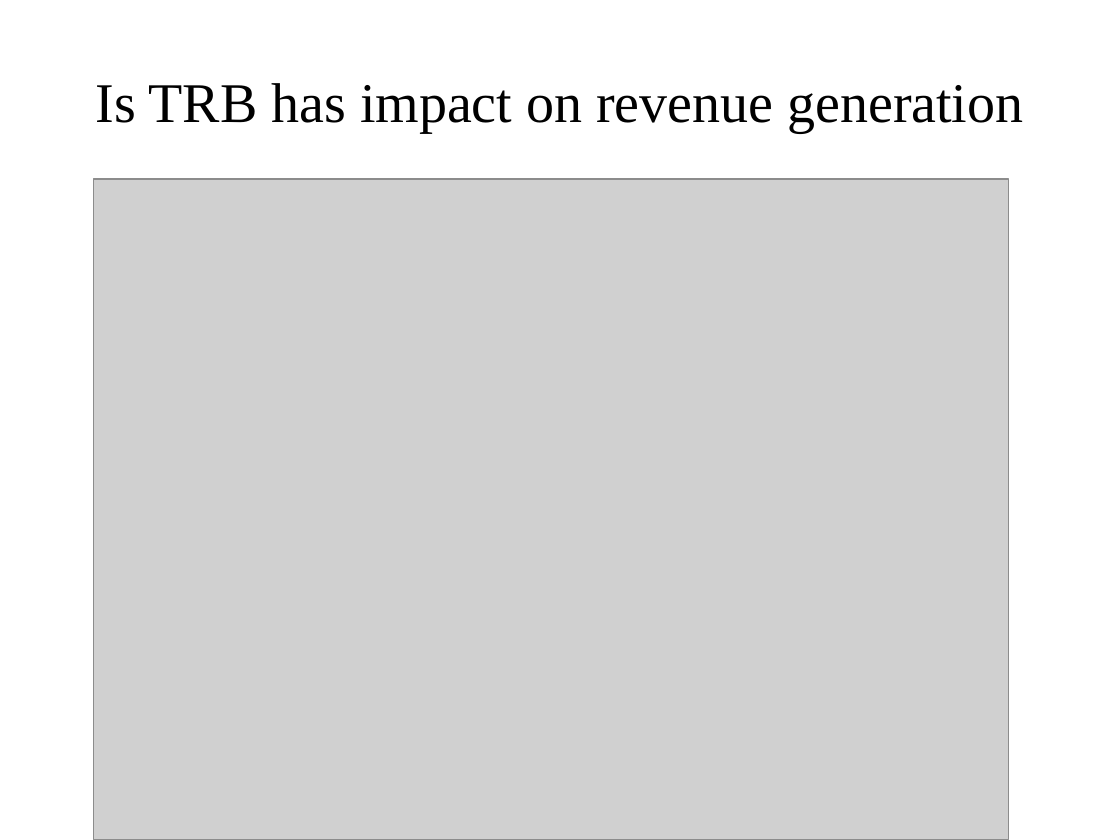
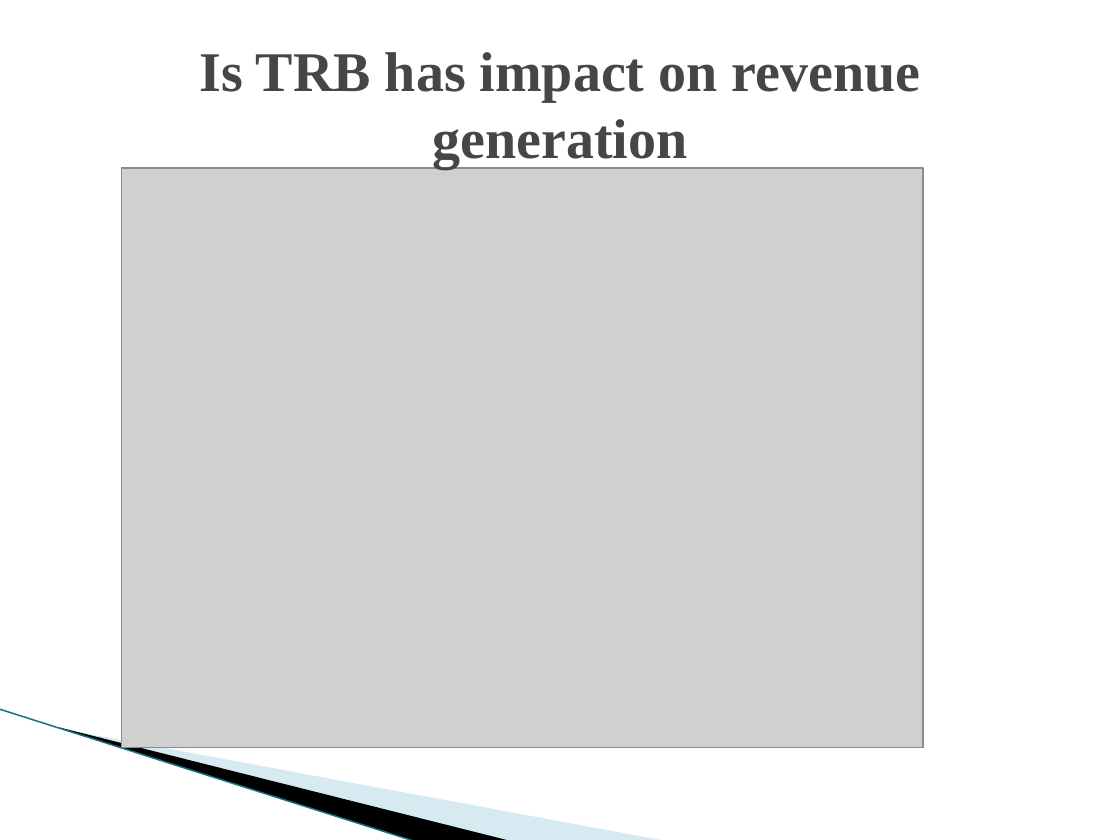
Before and after one commit to mayusuf/Customer-base-global-retail-bank, a slide deck: slide 7 of visual_presentation.pptx. Drawn at 1120x840 pixels with LibreOffice and Linux fonts; fonts in the diff are those of the drawing; grey boxes stand for pictures; background and template pictures are left out. Boxes give left, top, right and bottom in pixels: in the first picture for what was removed or moved away, otherwise in the second. Text is boxed around its words. In the diff, an @@ line names an element or a change of style, - is before the commit and + after.

```diff
--- a/visual_presentation.pptx
+++ b/visual_presentation.pptx
@@ title "Is TRB has impact on ..." at (x1=199, y1=52, x2=921, y2=169): text colour #000000 to #464646, bold on @@
@@ picture resized from (x1=93, y1=179, x2=1008, y2=840) to (x1=121, y1=168, x2=923, y2=747) @@
@@ line added from (0, 709) to (416, 840), #97C5D8 0.95 pt @@
@@ freeform shape added at (x1=59, y1=727, x2=512, y2=840), fill #000000 @@
@@ freeform shape added at (x1=62, y1=728, x2=666, y2=840), fill #A0CBDC at 40% opacity @@
```
Also in this commit, not shown: 8 other slides changed.
